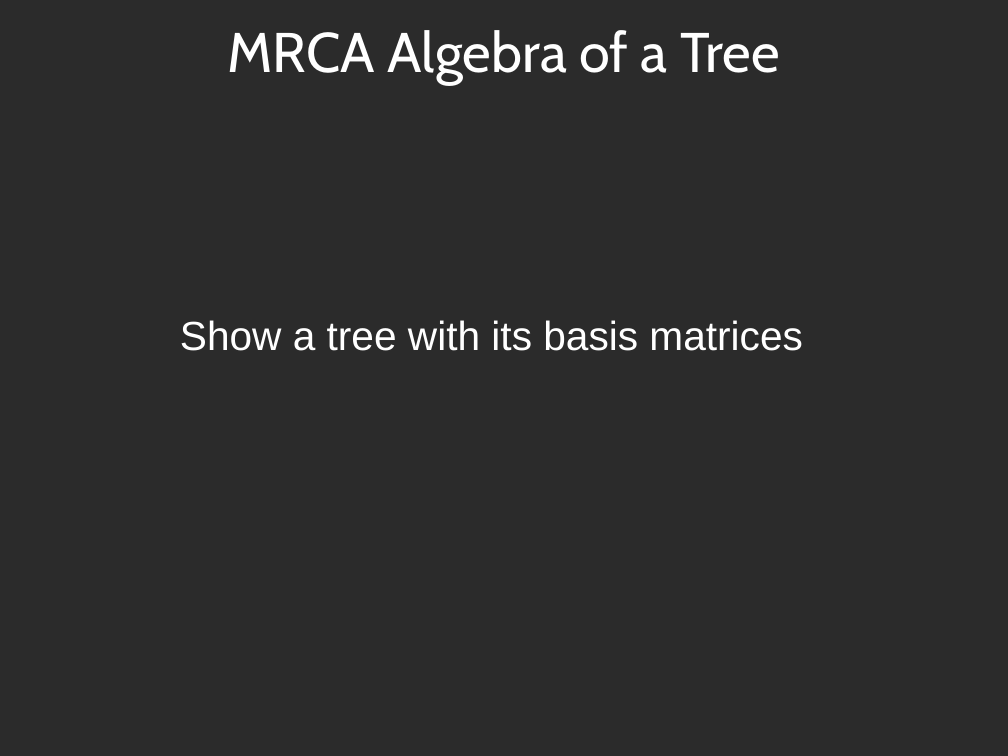
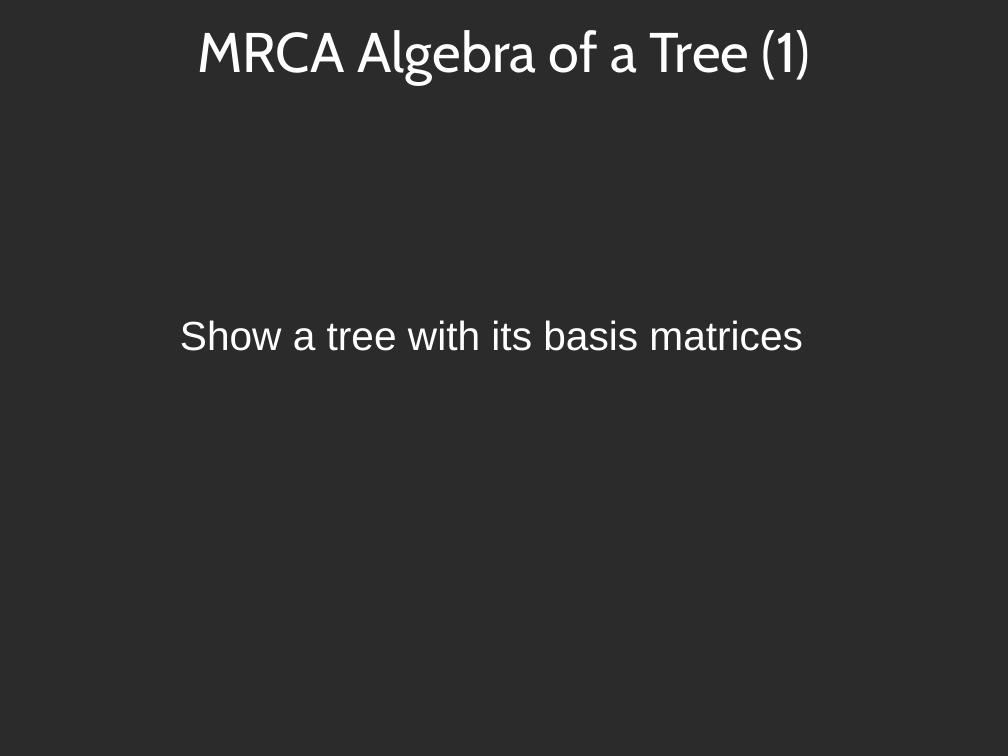
Before and after one commit to spiveeworks/treeshapes, a slide deck: slide 8 of presentation.odp. Drawn at 1008x756 pixels with LibreOffice and Linux fonts; fonts in the diff are those of the drawing; background and template pictures are left out; a plain dark background stands for a picture behind light text. Boxes give left, top, right and bottom in pixels: in the first picture for what was removed or moved away, otherwise in the second. Text is boxed around its words. In the diff, an @@ line names an element or a change of style, - is before the commit and + after.

```diff
--- a/presentation.odp
+++ b/presentation.odp
@@ title at box(197, 30, 810, 85): text changed @@
-MRCA Algebra of a Tree
+MRCA Algebra of a Tree (1)
```
Also in this commit, not shown: 1 slide added, 1 other file.
